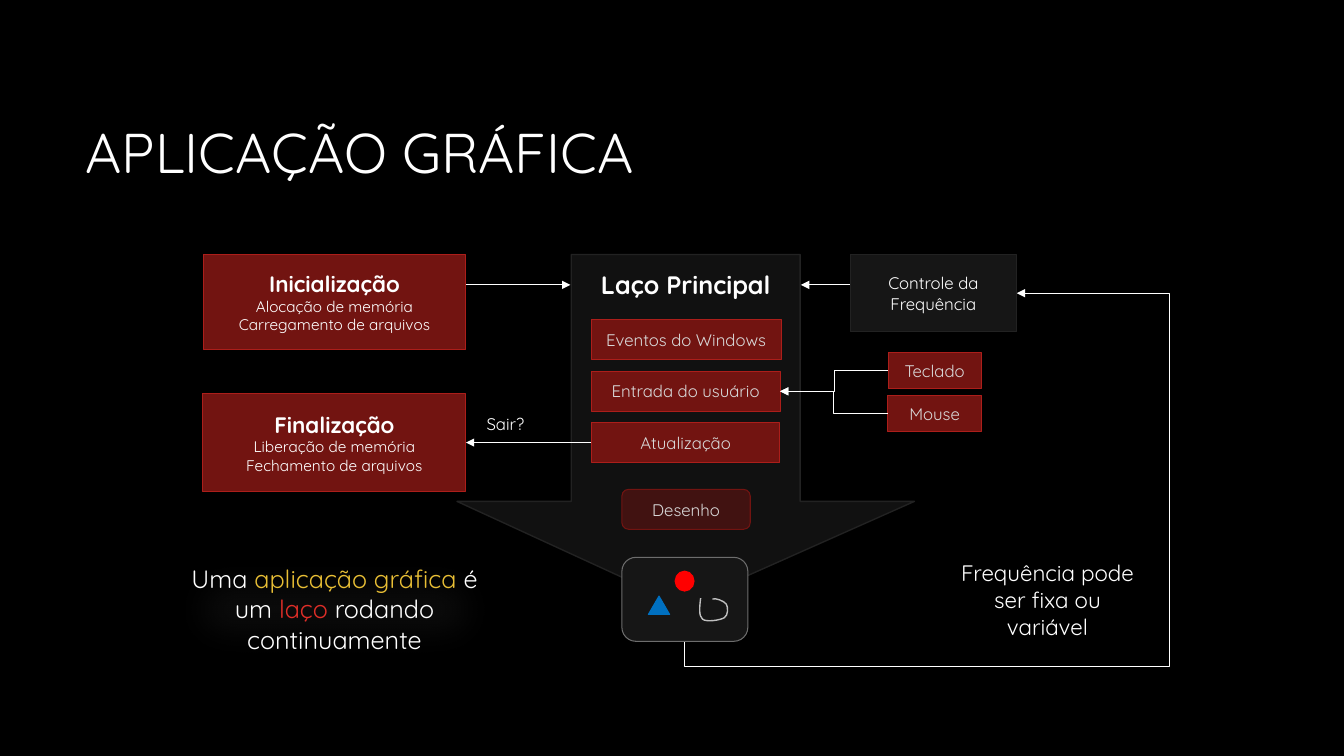
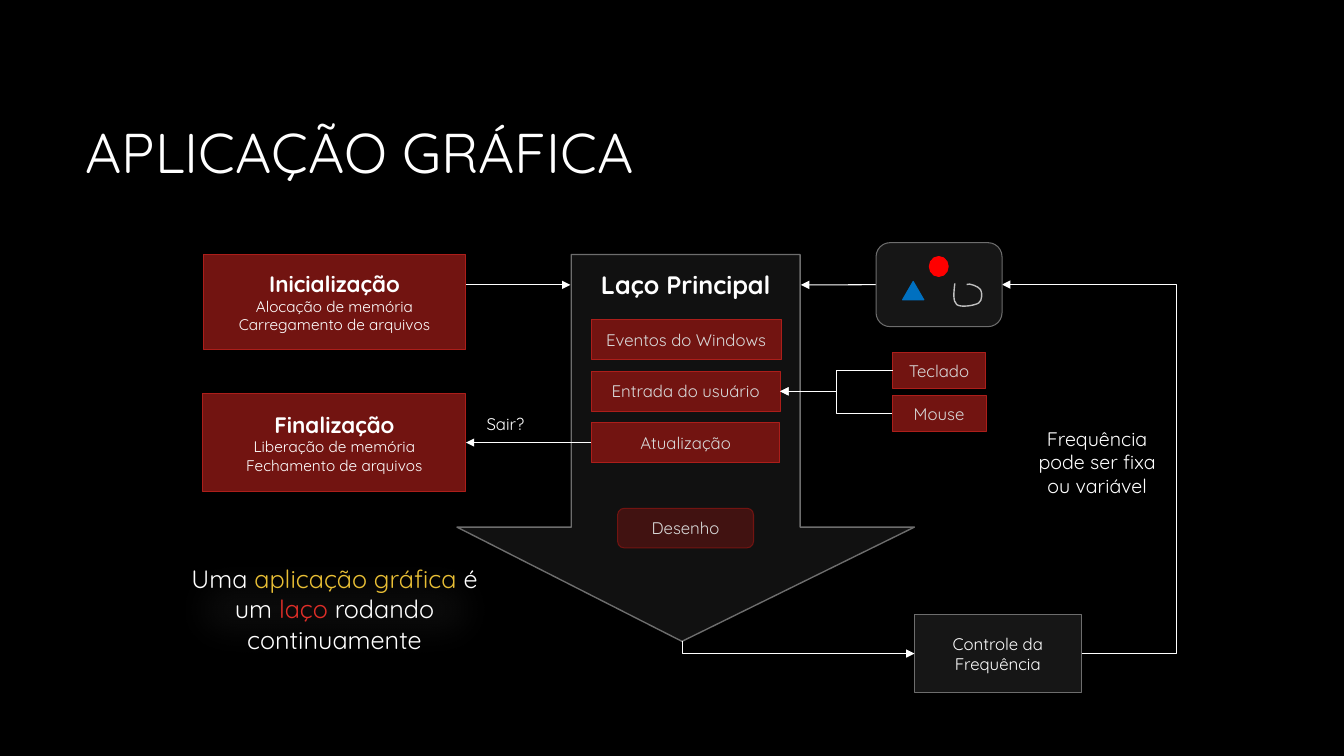
Before and after one commit to JudsonSS/CG, a slide deck: slide 3 of Slides/04. Aplicação Gráfica.pptx. Drawn at 1344x756 pixels with LibreOffice and Linux fonts; fonts in the diff are those of the drawing; background and template pictures are left out. Boxes give left, top, right and bottom in pixels: in the first picture for what was removed or moved away, otherwise in the second. Text is boxed around its words. In the diff, an @@ line names an element or a change of style, - is before the commit and + after.

```diff
--- a/Slides/04. Aplicação Gráfica.pptx
+++ b/Slides/04. Aplicação Gráfica.pptx
@@ freeform shape: place and size @@
-freeform shape at <box>457,255,914,606</box>
+freeform shape at <box>457,255,914,642</box>
@@ freeform shape at <box>457,255,914,642</box>: outline #222222 1 pt to #6D6D6D 1 pt @@
@@ 1 rounded rectangle, 1 triangle, 1 freeform shape, 1 ellipse: place and size @@
-1 rounded rectangle, 1 triangle, 1 freeform shape, 1 ellipse at <box>622,558,748,641</box>
+1 rounded rectangle, 1 triangle, 1 freeform shape, 1 ellipse at <box>876,243,1002,327</box>
@@ arrow moved from (850, 285) - (802, 285) to (876, 284) - (802, 285) @@
@@ elbow arrow moved from (685, 641) - (1017, 293) to (1082, 653) - (1002, 284) @@
@@ rectangle "Teclado": place and size @@
-rectangle "Teclado" at <box>888,353,981,389</box>
+rectangle "Teclado" at <box>892,353,985,389</box>
@@ elbow arrow moved from (888, 371) - (780, 391) to (892, 371) - (780, 391) @@
@@ elbow arrow moved from (888, 413) - (780, 391) to (892, 413) - (780, 391) @@
@@ rectangle "Mouse": place and size @@
-rectangle "Mouse" at <box>888,395,982,432</box>
+rectangle "Mouse" at <box>892,395,986,432</box>
@@ text "Frequência pode ser fixa ou ...": place and size @@
-text "Frequência pode ser fixa ou ..." at <box>961,564,1134,636</box>
+text "Frequência pode ser fixa ou ..." at <box>1039,432,1155,494</box>
@@ text "Frequência pode ser fixa ou ..." at <box>1039,432,1155,494</box>: size 16 to 14 pt @@
@@ rounded rectangle "Desenho": place and size @@
-rounded rectangle "Desenho" at <box>622,490,750,530</box>
+rounded rectangle "Desenho" at <box>618,508,754,547</box>
@@ rectangle "Controle da Frequência": place and size @@
-rectangle "Controle da Frequência" at <box>850,254,1016,332</box>
+rectangle "Controle da Frequência" at <box>914,615,1081,693</box>
@@ rectangle "Controle da Frequência" at <box>914,615,1081,693</box>: outline #222222 0.75 pt to #6D6D6D 0.75 pt @@
@@ elbow arrow added from (683, 641) to (914, 653), #FFFFFF 0.75 pt @@
```
Also in this commit, not shown: 12 other slides changed, 1 slide added.
